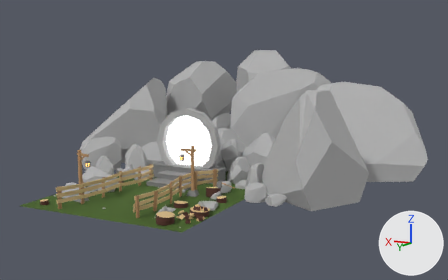
What one commit did to the Blender file 03 - Projects/06 - Portal - Blender - Shader/Blender Files/portal.blend.
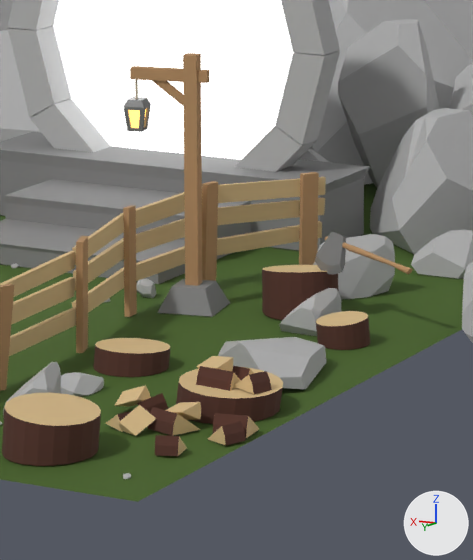
The first picture shows the older version from a camera (50 mm lens) standing at (-7.62, 11.41, 3.46) and looking at (0.05, -3.64, 0.73). The close-ups show both versions on the part from 35% to 55% of the width and 48% to 87% of the height of that picture; other places that the commit changed are outside them. Arrows for +X, +Y and +Z are at lower right; the lights stay in place.
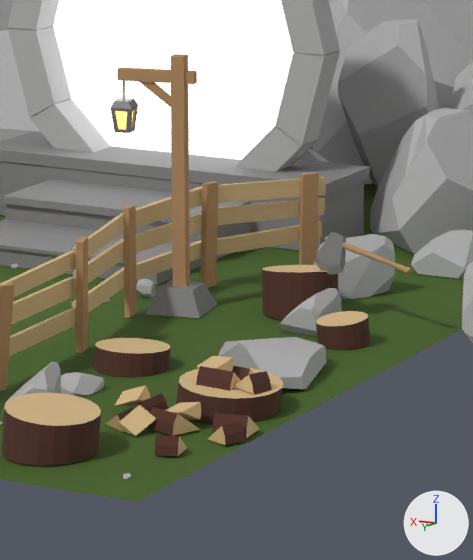
Where the newer file only moved an object's origin or applied its transform, the numbers keep the older frame.

Edits to the bpy script that builds the scene:
```text
Change me_cube_110:
    used by ob_cube_100; location = (0.093, -1.375, 0.0); scale = (0.567, 0.232, 0.108)
    remove me_cube_110.from_pydata(...)  # 12 vertices, 10 faces; spans x -0.97..0.97, y -1.0..1.0, z 0.03..2.0
    add me_cube_110.from_pydata(...)  # 16 vertices, 11 faces; spans x -0.97..0.97, y -0.81..1.06, z 0.03..2.0
    me_cube_110 part 1
    10 vertices are removed from x -0.97..0.97, y -1.0..1.0, z 0.03..2.0
    10 faces are deleted
    8 vertices are added at x -0.97..0.97, y -0.81..1.06, z 0.03..2.0
    6 new vertices lie (1.94, 0.0, 0.0) away from vertices in x -0.97, y -0.81..1.06, z 1.63..2.0
    11 new faces join them
Add me_cube_049_1:
    me_cube_049_1.from_pydata(...)  # 24 vertices, 15 faces; spans x -2.5..9.3, y -1.0..1.0, z 0.1..34.4
    me_cube_049_1.materials.append(mat_mediumwood)  # brown #b68e65
Add me_cube_048_1:
    me_cube_048_1.from_pydata([(-1.0, -1.0, 0.03), (-0.61, -0.61, 0.89), (-1.0, 1.0, 0.03), (-0.61, 0.61, 0.89), (1.0, -1.0, 0.03), (0.61, -0.61, 0.89), (1.0, 1.0, 0.03), (0.61, 0.61, 0.89)], [], [(0, 1, 3, 2), (2, 3, 7, 6), (6, 7, 5, 4), (4, 5, 1, 0), (7, 3, 1, 5)])
    me_cube_048_1.materials.append(mat_darkstone)  # grey #868686
Remove ob_cube_043:
    ob_cube_043 = bpy.data.objects.new('Cube.043', me_cube_011)
    ob_cube_043.location = (-0.814, -0.404, 0.0)
    ob_cube_043.rotation_euler = (0.0, 0.0, 0.194)  # degrees (0, 0, 11)
    ob_cube_043.scale = (0.125, 0.125, 0.125)
Remove ob_cube_044:
    ob_cube_044 = bpy.data.objects.new('Cube.044', me_cube_045)
    ob_cube_044.location = (-0.814, -0.404, 0.108)
    ob_cube_044.rotation_euler = (0.0, 0.0, 0.194)  # degrees (0, 0, 11)
    ob_cube_044.scale = (0.0293, 0.0293, 0.0293)
Change ob_cylinder_020:
    ob_cylinder_020.location: (-0.566, -0.355, 0.957) -> (-0.531, -0.305, 0.957)
Change ob_cube_045:
    ob_cube_045.location: (-0.568, -0.355, 0.845) -> (-0.534, -0.305, 0.845)
Change ob_cube_046:
    ob_cube_046.location: (-0.568, -0.355, 0.845) -> (-0.534, -0.305, 0.845)
Add ob_cube_104:
    ob_cube_104 = bpy.data.objects.new('Cube.104', me_cube_049_1)
    ob_cube_104.location = (-0.779, -0.356, 0.108)
    ob_cube_104.rotation_euler = (0.0, 0.0, 0.201)  # degrees (0, 0, 12)
    ob_cube_104.scale = (0.0293, 0.0293, 0.0293)
Add ob_cube_103:
    ob_cube_103 = bpy.data.objects.new('Cube.103', me_cube_048_1)
    ob_cube_103.location = (-0.779, -0.356, 0.0)
    ob_cube_103.rotation_euler = (0.0, 0.0, 0.201)  # degrees (0, 0, 12)
    ob_cube_103.scale = (0.125, 0.125, 0.125)
```

Boxes [x1, y1, x2, y2] around the edits, measured in the close-ups (473 x 560 px):
'Cube.100', reshaped: before [4, 179, 251, 259]; after [3, 179, 250, 259]
'Cube.104', added (brown): after [117, 54, 197, 287]
'Cube.044', deleted (brown): before [130, 53, 209, 286]
'Cube.103', added: after [145, 280, 218, 318]
'Cube.043', deleted: before [157, 279, 230, 317]
'Cube.045', moved: before [124, 97, 151, 132]; after [111, 98, 138, 133]
'Cube.046', moved: before [128, 110, 146, 128]; after [115, 110, 134, 129]
'Cylinder.020', moved: before [135, 79, 138, 99]; after [122, 81, 125, 100]
